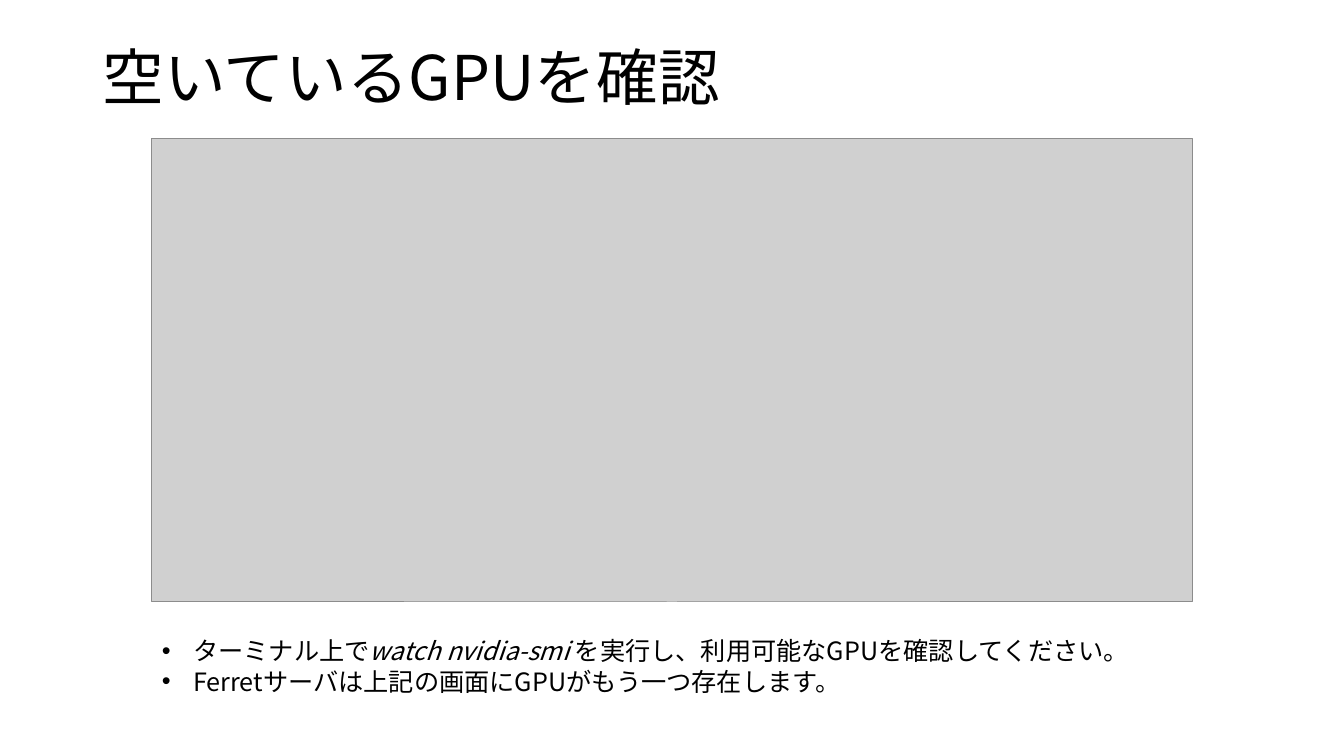
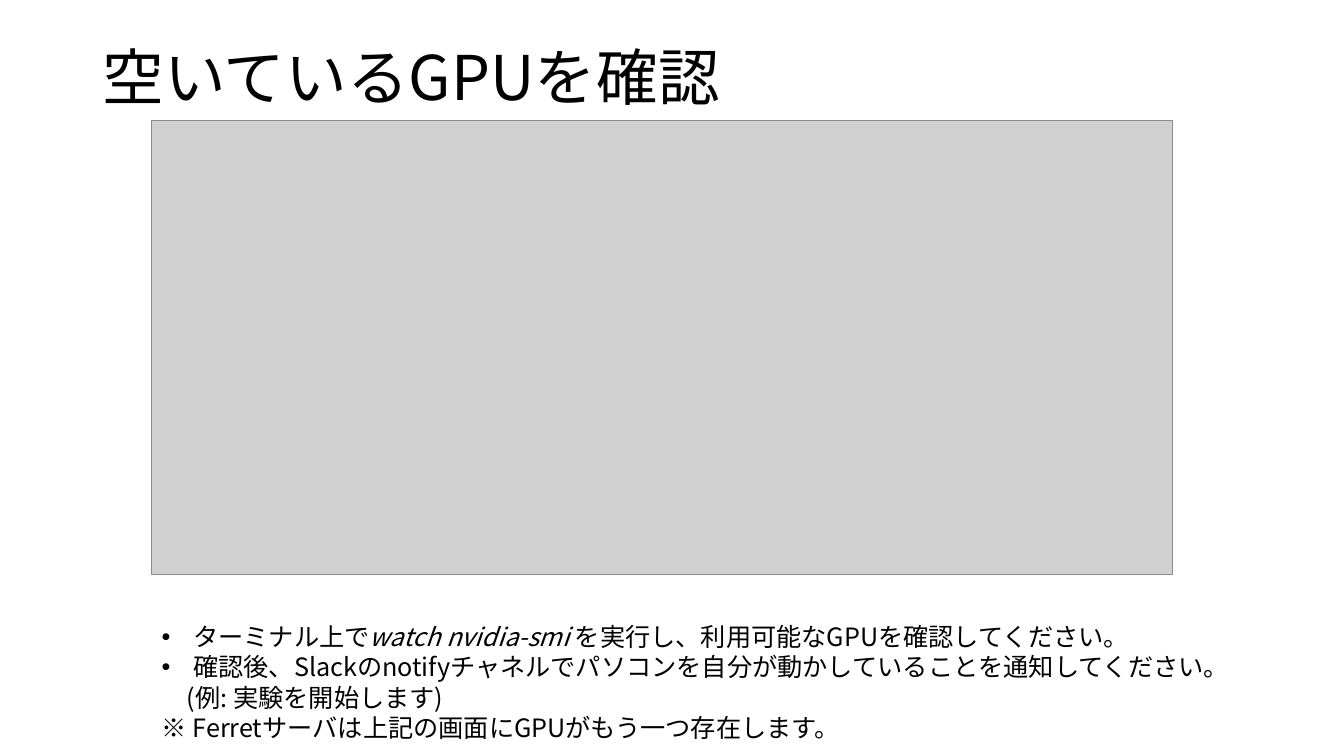
Before and after one commit to ShotaroIshiguro/4090_3_admin_2025, a slide deck: slide 3 of マニュアル/ver20250520.pptx. Drawn at 1344x756 pixels with LibreOffice and Linux fonts; fonts in the diff are those of the drawing; grey boxes stand for pictures. Boxes give left, top, right and bottom in pixels: in the first picture for what was removed or moved away, otherwise in the second. Text is boxed around its words. In the diff, an @@ line names an element or a change of style, - is before the commit and + after.

```diff
--- a/マニュアル/ver20250520.pptx
+++ b/マニュアル/ver20250520.pptx
@@ picture resized from (x1=152, y1=139, x2=1193, y2=602) to (x1=152, y1=121, x2=1174, y2=576) @@
@@ text "ターミナル上でwatch nvidia-smi を実行し、利用可能なGPUを確認してください。" moved from (x1=193, y1=638, x2=1129, y2=693) to (x1=187, y1=624, x2=1229, y2=739) @@
@@ text at (x1=187, y1=655, x2=1229, y2=739): text changed @@
-• Ferretサーバは上記の画面にGPUがもう一つ存在します。
+• 確認後、Slackのnotifyチャネルでパソコンを自分が動かしていることを通知してください。
+(例: 実験を開始します)
+※ Ferretサーバは上記の画面にGPUがもう一つ存在します。
```
Also in this commit, not shown: 3 other slides changed, 1 other file.
